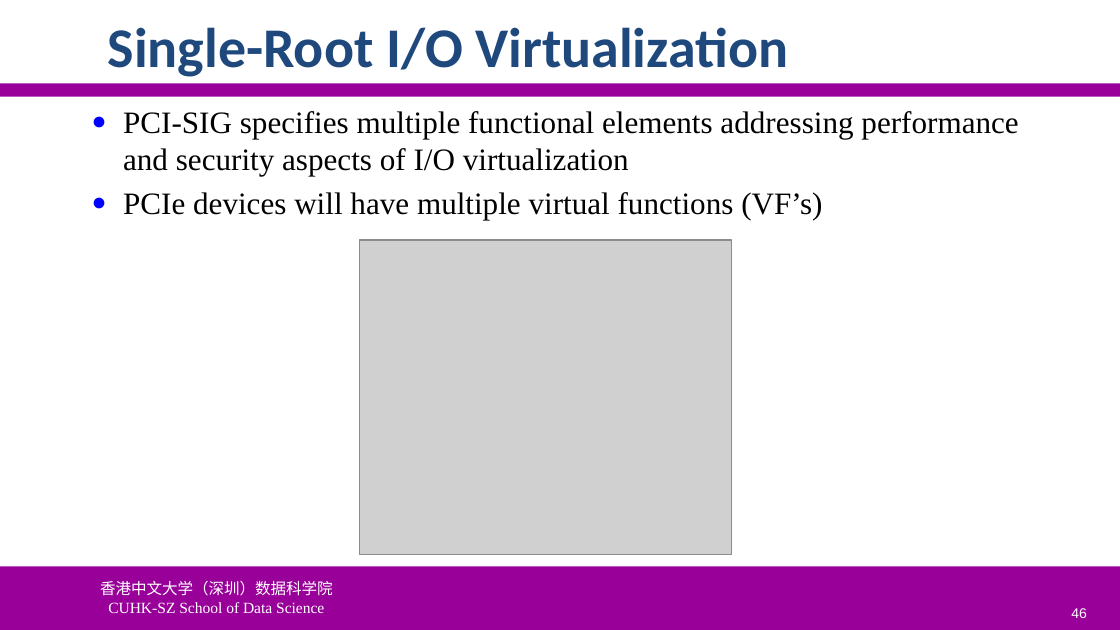
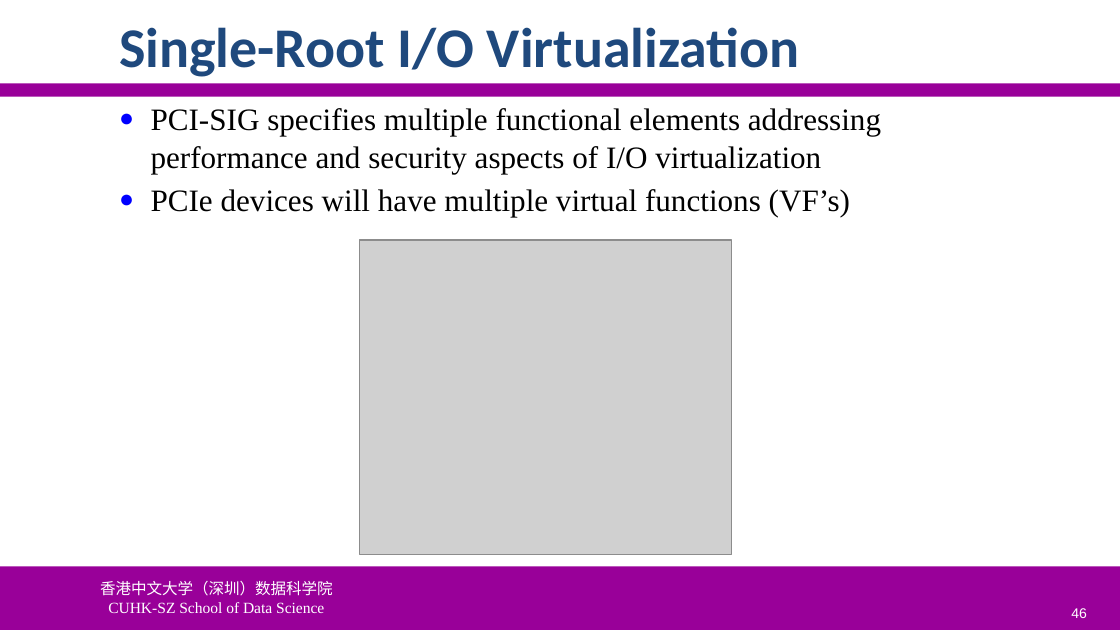
Before and after one commit to ychung1103/ychung1103.github.io, a slide deck: slide 46 of Slides/CSC6103/VT-01 Virtualization Introduction.pptx. Drawn at 1120x630 pixels with LibreOffice and Linux fonts; fonts in the diff are those of the drawing; grey boxes stand for pictures; background and template pictures are left out. Boxes give left, top, right and bottom in pixels: in the first picture for what was removed or moved away, otherwise in the second. Text is boxed around its words. In the diff, an @@ line names an element or a change of style, - is before the commit and + after.

```diff
--- a/Slides/CSC6103/VT-01 Virtualization Introduction.pptx
+++ b/Slides/CSC6103/VT-01 Virtualization Introduction.pptx
@@ title "Single-Root I/O Virtualization": place and size @@
-title "Single-Root I/O Virtualization" at (108, 27, 789, 77)
+title "Single-Root I/O Virtualization" at (119, 27, 800, 77)
@@ text "PCI-SIG specifies multiple functional elements ..." rewrapped from (123, 111, 1018, 219) to (151, 108, 881, 217) @@
```
Also in this commit, not shown: 8 other slides changed, 1 other file.
